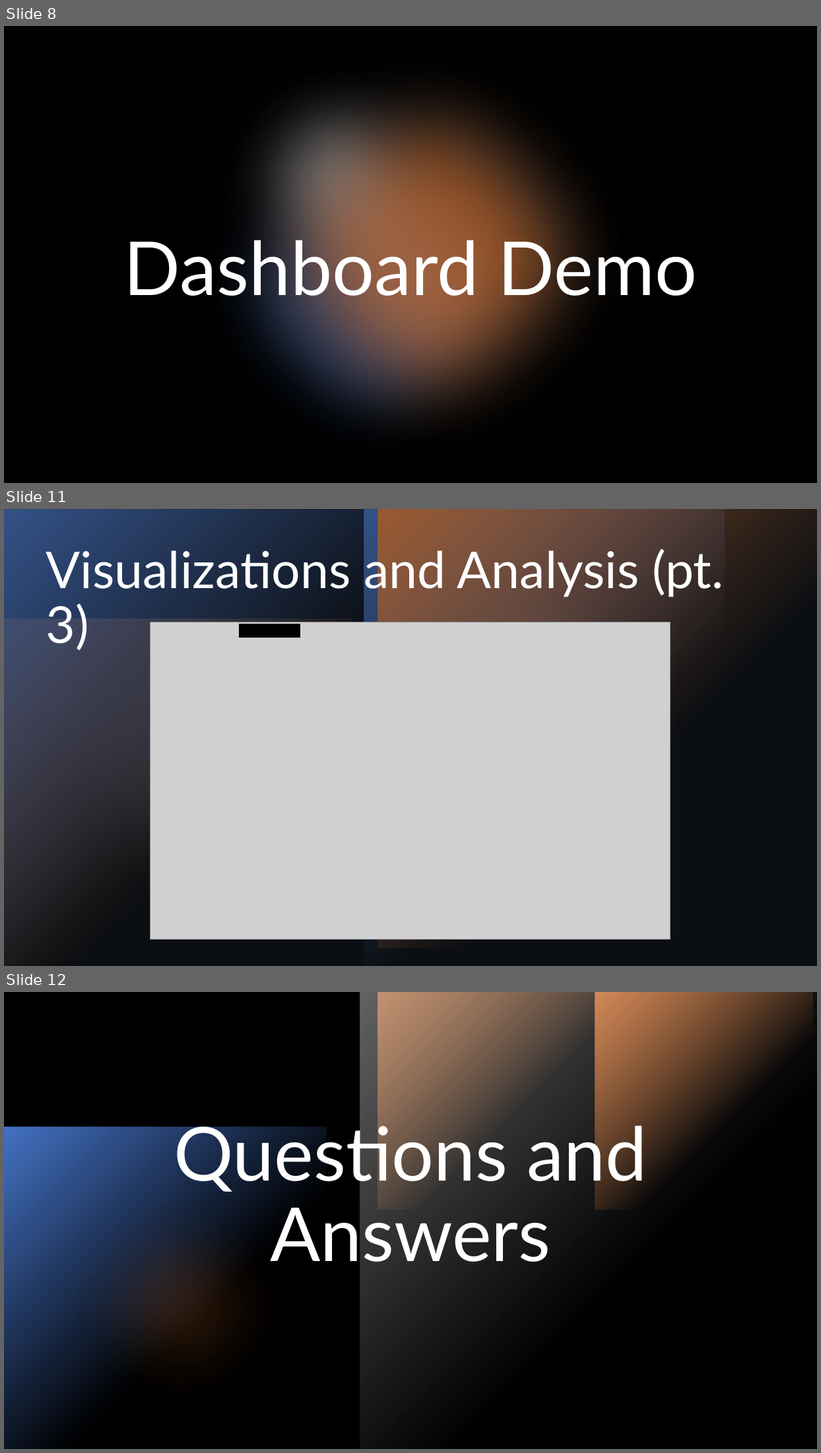
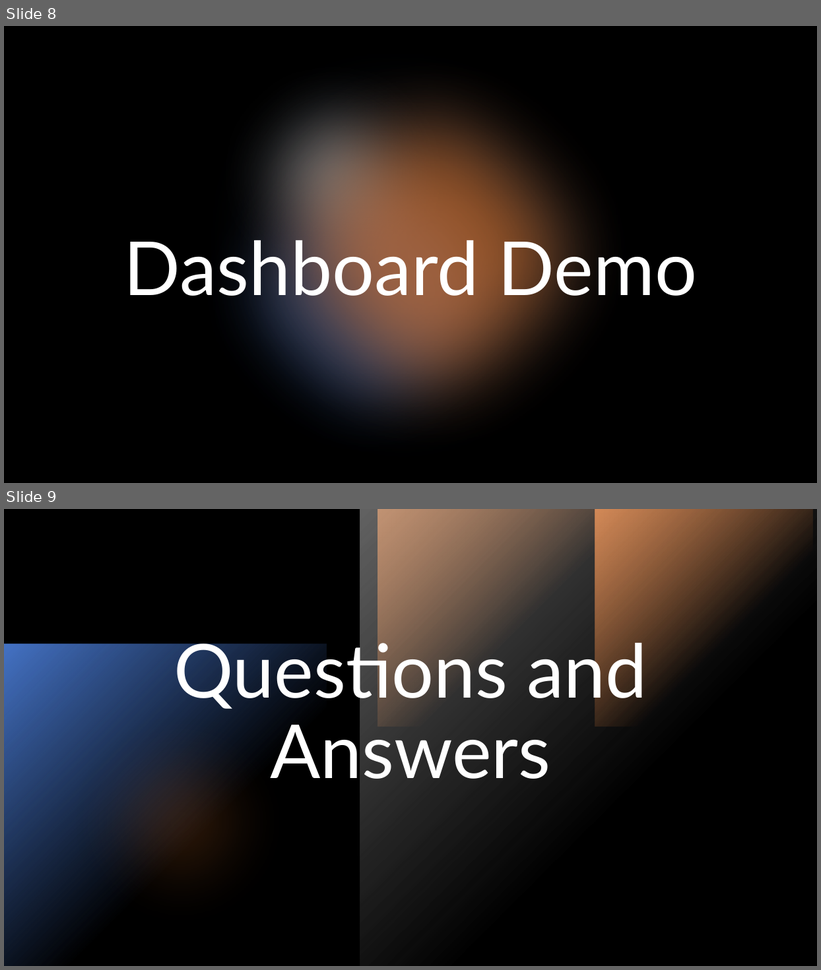
Before and after one commit to jkrizm/Project3, a slide deck: Analyzing Attributes of Songs by Decades.pptx. Shown one above the other, each under a label of ours: slides 8, 11 and 12 before the commit, slides 8 and 9 after it; the slides between them are not shown. The pictures are 821x1453 and 821x970 pixels, drawn with LibreOffice and Linux fonts; fonts in the diff are those of the drawing; grey boxes stand for pictures. Boxes give left, top, right and bottom in pixels: in the first picture for what was removed or moved away, otherwise in the second. Text is boxed around its words. In the diff, an @@ line names an element or a change of style, - is before the commit and + after.

```diff
--- a/Analyzing Attributes of Songs by Decades.pptx
+++ b/Analyzing Attributes of Songs by Decades.pptx
@@ slide 11 removed at [4, 509, 817, 966], background #000000 @@
@@ rectangle removed at [4, 509, 817, 966] @@
@@ group removed at [4, 509, 817, 966]: 4 rectangles, 2 ellipses @@
@@ title removed at [46, 545, 723, 650] @@
-Visualizations and Analysis (pt. 3)
@@ picture removed at [151, 622, 671, 940] @@
@@ rectangle removed at [240, 625, 300, 637] @@
@@ what was slide 12 is now slide 9 @@
```
Also in this commit, not shown: 2 slides changed, 2 other slides removed.
